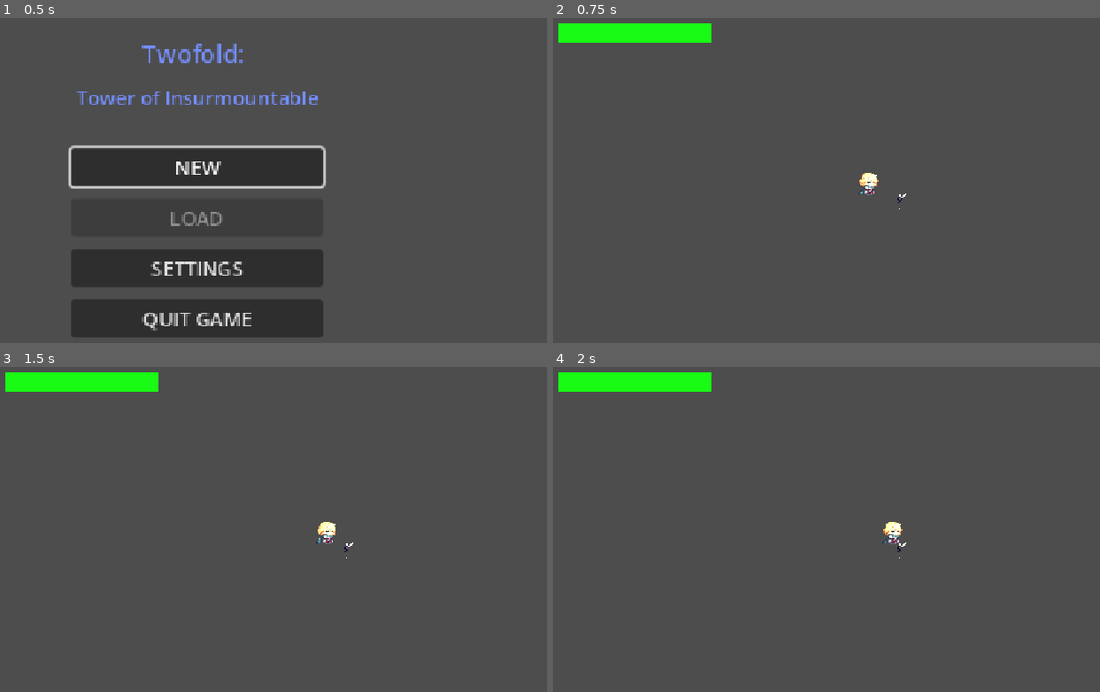
Above: before the commit, frames 1-4 (two rows, left to right).
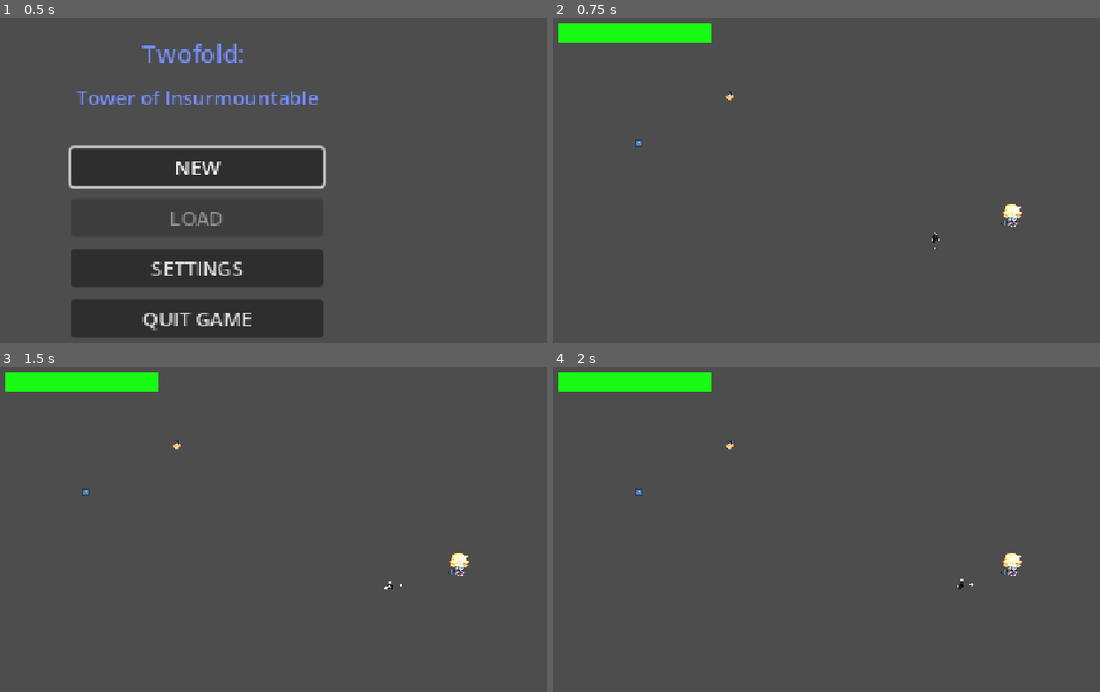
Above: after the commit, the same moments.

Repository: PisangRebus-cmyk/LELE-ZERO-PROJECT
Game: Godot game, scene res://Scene/StartMenu.tscn
Two runs of this game, one before a commit and one after it. Both use one fixed random seed, a clock stepped at 60 frames per second and the inputs below. The engine's default icon, where the game draws it, is replaced by a stand-in: a white triangle on a blue panel in a dark square.
Inputs (mouse positions are in pixels of both pictures, inside the frame that each line leads up to):
- Up to frame 1 (0.5 s): no input
- Up to frame 2 (0.75 s): click "NEW" at 0.5 s
- Up to frame 3 (1.5 s): tap Enter at 1.25 s; move the mouse to (503, 526) at 1.27 s; hold D (walk_right) from 1.28 s (still down); click (503, 526) at 1.35 s
- Up to frame 4 (2 s): keep holding D (walk_right)

Frame 1 is identical in both runs. In frame 2, 0.4% of the frame differs, in the area x 15-86%, y 22-72%; in frame 3, 0.4%; in frame 4, 0.4%, in the area x 15-86%, y 22-69%.
Error before the commit: Parse Error: Constant "DARK_LIMIT" has the same name as a previously declared constant. (res://Script/player1.gd:27)

Commit message:
prototipe

Diff:
--- /dev/null
+++ b/lele-zero-sigma/Scene/Prototipe.tscn
@@ -0,0 +1,25 @@
+[gd_scene format=3 uid="uid://clvqs18cqd3nu"]
+
+[ext_resource type="Script" uid="uid://tsj0k3124uvn" path="res://Script/switch.gd" id="1_0k401"]
+[ext_resource type="PackedScene" uid="uid://c6n0c6niuuyk4" path="res://Scene/UI.tscn" id="2_x0cnh"]
+[ext_resource type="PackedScene" uid="uid://coki0owkgoh26" path="res://Scene/player1.tscn" id="3_q8n75"]
+[ext_resource type="PackedScene" uid="uid://c0kwevkjs3ew8" path="res://Scene/Player2.tscn" id="4_p8bpe"]
+[ext_resource type="PackedScene" uid="uid://bclfk3k0hme2x" path="res://Scene/MeleeEnemy.tscn" id="5_vgjna"]
+[ext_resource type="PackedScene" uid="uid://dt55vbrpx0tq" path="res://Scene/RangedEnemy.tscn" id="6_gh1c5"]
+
+[node name="Node2D" type="Node2D" unique_id=1271902190]
+script = ExtResource("1_0k401")
+
+[node name="Control" parent="." unique_id=1944569366 instance=ExtResource("2_x0cnh")]
+
+[node name="Player1" parent="." unique_id=1157810840 instance=ExtResource("3_q8n75")]
+position = Vector2(634, 388)
+
+[node name="ghost" parent="." unique_id=1063273838 instance=ExtResource("4_p8bpe")]
+position = Vector2(758, 342)
+
+[node name="MeleeEnemy" parent="." unique_id=997969373 instance=ExtResource("5_vgjna")]
+position = Vector2(152, 234)
+
+[node name="RangedEnemy" parent="." unique_id=1369281368 instance=ExtResource("6_gh1c5")]
+position = Vector2(298.99997, 160)
--- a/lele-zero-sigma/Script/player1.gd
+++ b/lele-zero-sigma/Script/player1.gd
@@ -24,8 +24,6 @@
 const BLOCK_STUN_FACTOR := 0.3
 const STUN_DURATION := 1.0
 
-const DARK_LIMIT := 4.0
-
 @export var SPEED := 100
 @export var acceleration := 2000
 @export var health := 200
@@ -50,11 +48,6 @@
 var animation_direction: String = "down"
 var animation_state : String = ""
 var dodge_direction := Vector2.DOWN
-var is_active := true
-var is_kidnapped := false
-var light_sources := 0
-var dark_time := 0.0
-
 var is_active := true
 var is_kidnapped := false
 var light_sources := 0
@@ -421,44 +414,3 @@
 		target.take_hit(data.damage, data.stun, push, self)
 	elif target.has_method("take_damage"):
 		target.take_damage(data.damage, push)
-
-# Dipanggil oleh switcher
-func set_active(value: bool) -> void:
-	is_active = value
-	if not value:
-		change_state(State.FREE)
-		velocity = Vector2.ZERO
-		animated_sprite_2d.play("idle_" + animation_direction)
-
-# Dipanggil oleh cahaya player2
-func enter_light() -> void:
-	light_sources += 1
-
-func exit_light() -> void:
-	light_sources = max(light_sources - 1, 0)
-
-func _update_darkness(delta: float) -> void:
-	if is_kidnapped:
-		return
-	# Hanya berlaku kalau ghost ada di scene yang sama
-	if get_tree().get_first_node_in_group("Ghost") == null:
-		light_sources = 0
-		dark_time = 0.0
-		return
-	if light_sources > 0:
-		dark_time = 0.0
-	else:
-		dark_time += delta
-		if dark_time >= DARK_LIMIT:
-			_get_kidnapped()
-
-func _get_kidnapped() -> void:
-	is_kidnapped = true
-	is_active = false
-	change_state(State.FREE)
-	velocity = Vector2.ZERO
-	hide()
-	for child in get_children():
-		if child is CollisionShape2D:
-			child.set_deferred("disabled", true)
-	kidnapped.emit()
--- a/lele-zero-sigma/Script/start_menu.gd
+++ b/lele-zero-sigma/Script/start_menu.gd
@@ -6,7 +6,7 @@
 # sinkronisasi setting akan disesuaikan variabel sound dan art
 extends Control
 
-const SceneNewGame := "res://scene/cobacoba.tscn"
+const SceneNewGame := "res://scene/prototipe.tscn"
 const SavePath := ""
 
 var _Settings := false
